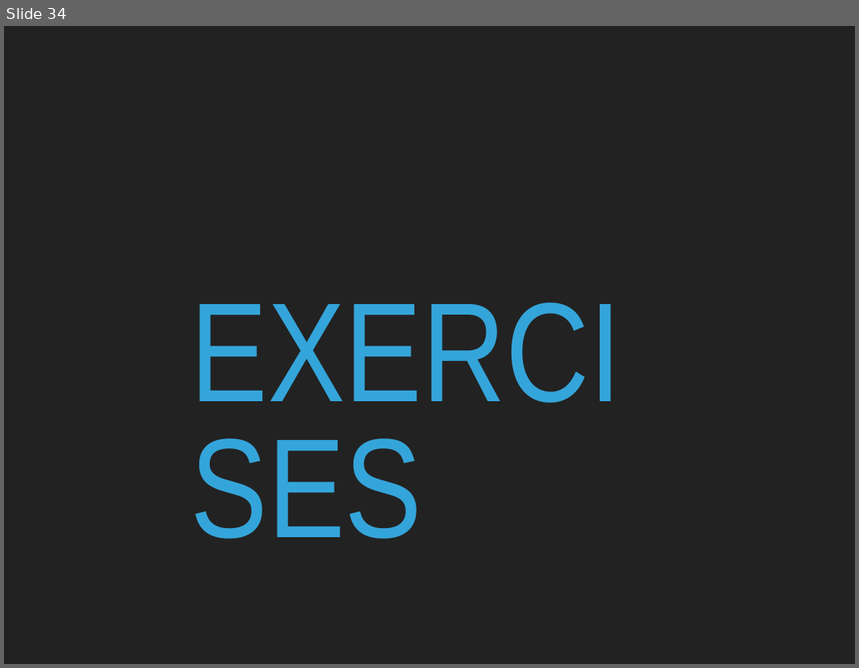
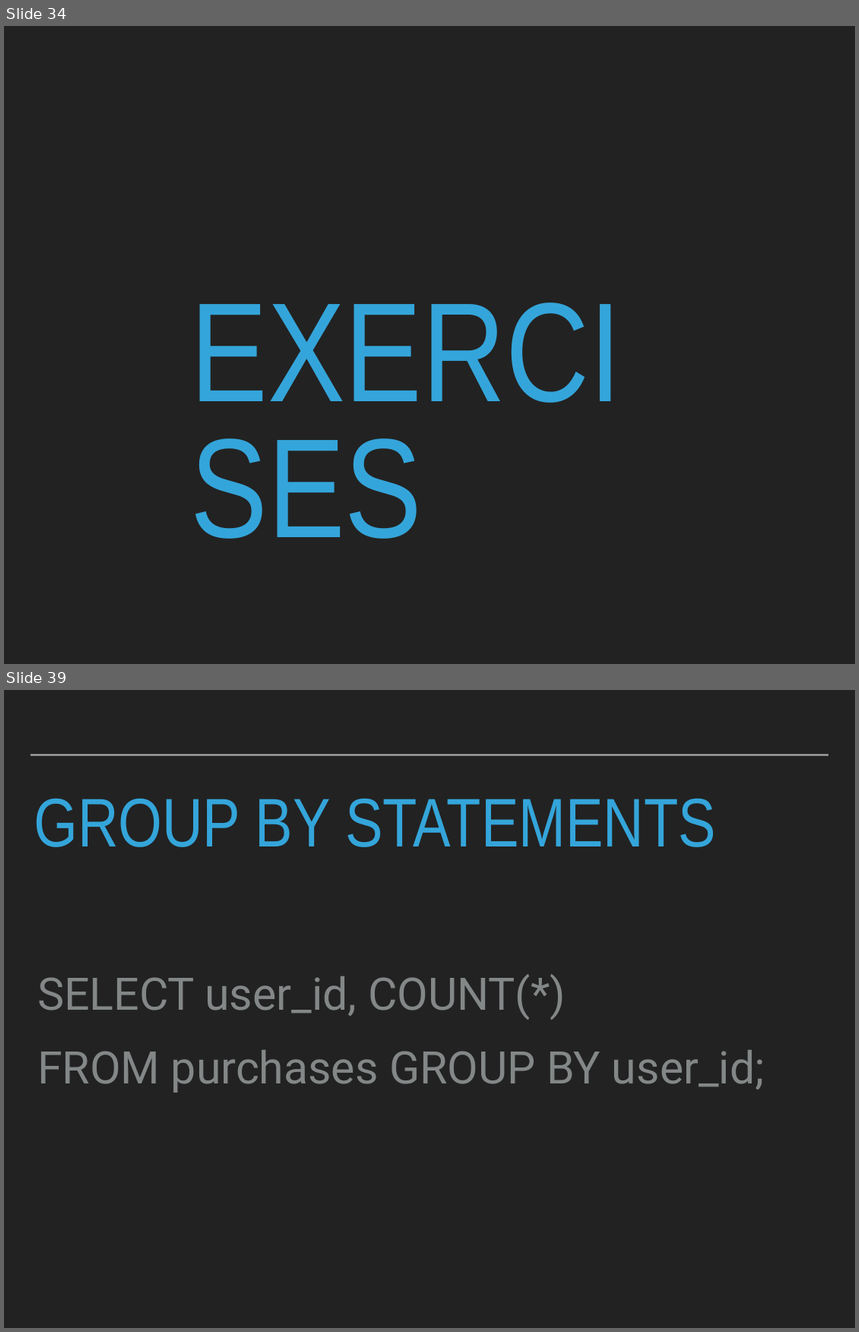
Before and after one commit to robcarrington/sqlbootcamp, a slide deck: Slides/Session2.pptx. Shown one above the other, each under a label of ours: slide 34 before the commit, slides 34 and 39 after it; the slides between them are not shown. The pictures are 859x668 and 859x1332 pixels, drawn with LibreOffice and Linux fonts; fonts in the diff are those of the drawing. Boxes give left, top, right and bottom in pixels: in the first picture for what was removed or moved away, otherwise in the second. Text is boxed around its words. In the diff, an @@ line names an element or a change of style, - is before the commit and + after.

Commit message:
Added groupby slides back in

```diff
--- a/Slides/Session2.pptx
+++ b/Slides/Session2.pptx
@@ slide 39 added at box(4, 690, 855, 1328), background #222222 @@
@@ line added from (31, 755) to (829, 755), #A6AAA9 2 pt @@
@@ title added at box(34, 798, 716, 847), 82.8 pt, text #34A5DA @@
+GROUP BY STATEMENTS
@@ text added at box(37, 974, 765, 1093), 54 pt, text #838787 @@
+SELECT user_id, COUNT(*)
+FROM purchases GROUP BY user_id;
```
Also in this commit, not shown: 7 other slides added, 1 other file.
